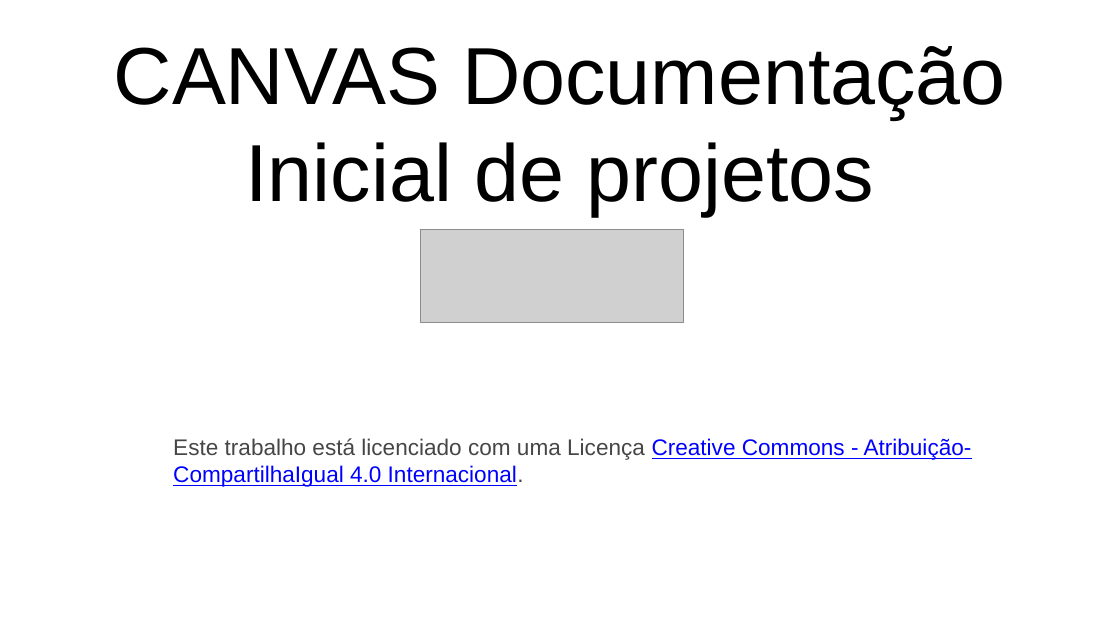
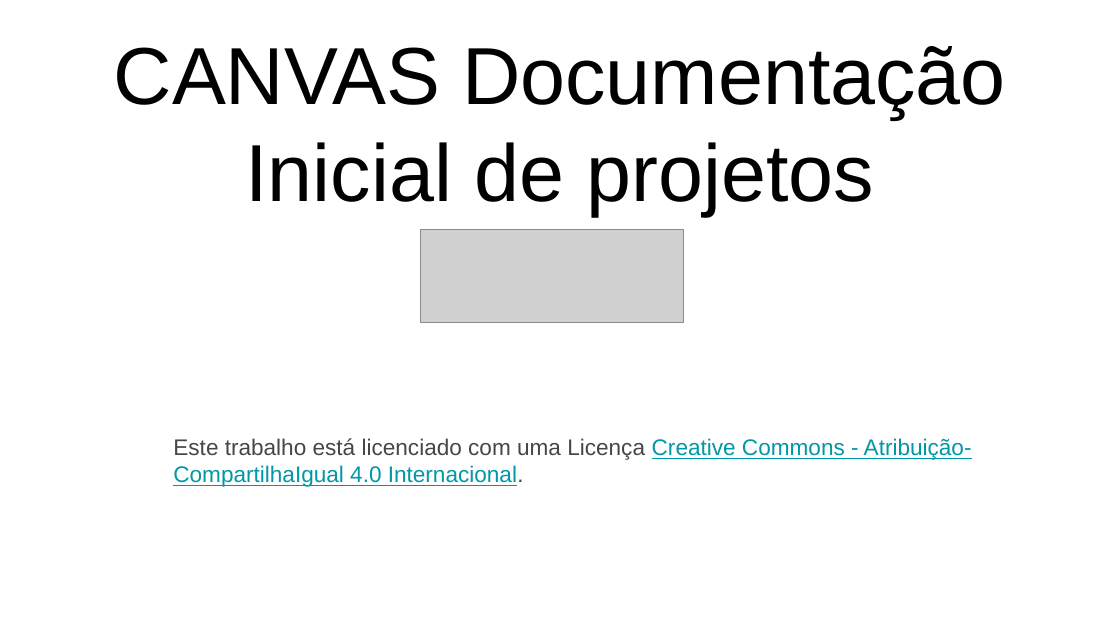
Before and after one commit to pulseirasaude/PS2019-1, a slide deck: slide 1 of Canvas Documentação de Projeto.pptx. Drawn at 1120x630 pixels with LibreOffice and Linux fonts; fonts in the diff are those of the drawing; grey boxes stand for pictures. Boxes give left, top, right and bottom in pixels: in the first picture for what was removed or moved away, otherwise in the second. Text is boxed around its words. In the diff, an @@ line names an element or a change of style, - is before the commit and + after.

```diff
--- a/Canvas Documentação de Projeto.pptx
+++ b/Canvas Documentação de Projeto.pptx
@@ text "Este trabalho está licenciado com ..." at box(173, 438, 972, 487): text colour #0000FF to #0097A7 in "Creative Commons - Atribuição-CompartilhaIgual 4.0 Internaci ..."; highlight none to #FFFFFF @@
```
Also in this commit, not shown: 1 other slide changed, 3 slides added, 2 slides removed.
